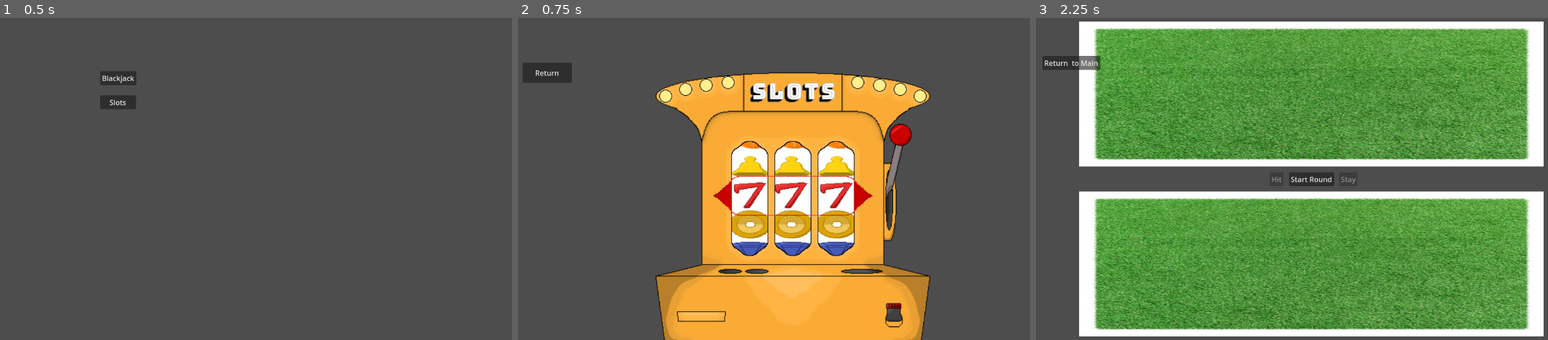
Above: before the commit, frames 1-3 (left to right).
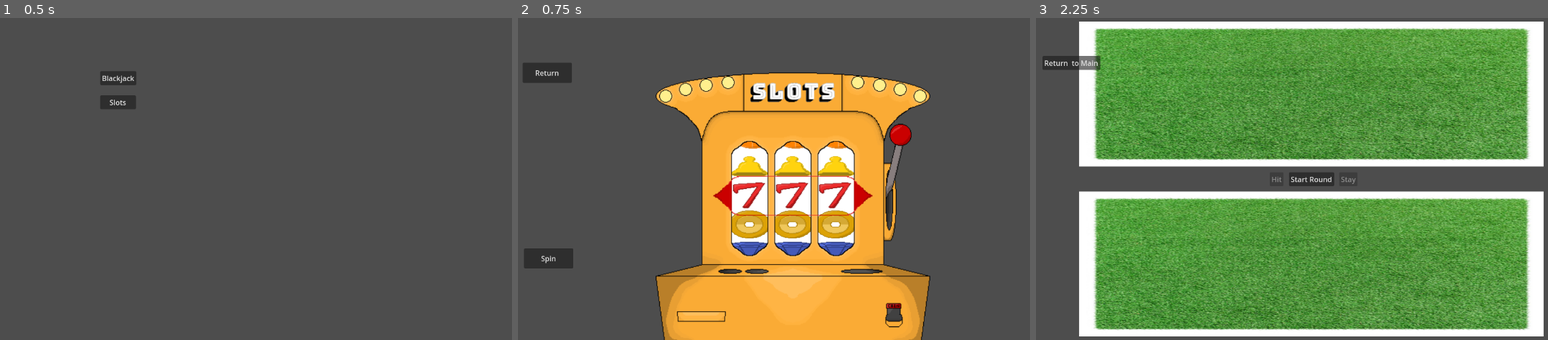
Above: after the commit, the same moments.

Repository: OwenFrakes/congressAppChallenge
Game: Godot game, scene res://Scenes/playerMovement.tscn
Same seed, same stepped clock (60 frames per second), same inputs: the game is played once before the commit and once after it.
Inputs:
- Up to frame 1 (0.5 s): no input
- Up to frame 2 (0.75 s): click "Slots" at 0.5 s
- Up to frame 3 (2.25 s): click "Return" at 1.25 s; click "Blackjack" at 2 s

Frame 1 is identical in both runs. In frame 2, 1.6% of the frame differs, in the area x 1-66%, y 38-78%; in frame 3, nothing differs.

Commit message:
Spin Button (Node Not Found Error)
Working on fixing the error, Something to do with the node pathing.

Diff:
--- a/Scenes/slots.tscn
+++ b/Scenes/slots.tscn
@@ -3,10 +3,17 @@
 [ext_resource type="Texture2D" uid="uid://cywlyamdicsed" path="res://Resources/SlotMachine.png" id="1_0ends"]
 [ext_resource type="Script" path="res://Scripts/player_mover.gd" id="1_3r35x"]
 [ext_resource type="Texture2D" uid="uid://diku4gi3yok6b" path="res://Resources/Spinny Part.png" id="1_lb5vh"]
-
-[sub_resource type="CanvasItemMaterial" id="CanvasItemMaterial_5ndvy"]
+[ext_resource type="Script" path="res://Scripts/slots.gd" id="4_87nd7"]
 
 [node name="Slots" type="Node2D"]
+
+[node name="SpinButton" type="Button" parent="."]
+offset_left = 39.0
+offset_top = 515.0
+offset_right = 149.0
+offset_bottom = 560.0
+text = "Spin"
+script = ExtResource("4_87nd7")
 
 [node name="ReturnButton" type="Button" parent="."]
 offset_left = 36.0
@@ -16,31 +23,45 @@
 text = "Return"
 script = ExtResource("1_3r35x")
 
-[node name="SpinnyPartLeft" type="Sprite2D" parent="."]
-position = Vector2(636, 429)
-scale = Vector2(1.94, 1.3025)
+[node name="SpinnyPartL" type="Sprite2D" parent="."]
+position = Vector2(542, 429)
+scale = Vector2(1.92, 1.3025)
+texture = ExtResource("1_lb5vh")
+script = ExtResource("4_87nd7")
+
+[node name="SpinnyPartTL" type="Sprite2D" parent="."]
+visible = false
+position = Vector2(542, -92)
+scale = Vector2(1.92, 1.303)
 texture = ExtResource("1_lb5vh")
 
-[node name="SpinnyPartMiddle" type="Sprite2D" parent="."]
-position = Vector2(544, 429)
-scale = Vector2(1.92, 1.3025)
+[node name="SpinnyPartTM" type="Sprite2D" parent="."]
+visible = false
+position = Vector2(638, -92)
+scale = Vector2(1.92, 1.303)
 texture = ExtResource("1_lb5vh")
 
-[node name="SpinnyPartRight" type="Sprite2D" parent="."]
-position = Vector2(737, 429)
-scale = Vector2(1.94, 1.3025)
+[node name="SpinnyPartM" type="Sprite2D" parent="."]
+position = Vector2(638, 429)
+scale = Vector2(1.92, 1.303)
 texture = ExtResource("1_lb5vh")
 
-[node name="PointLight2D" type="PointLight2D" parent="."]
-light_mask = 512
-material = SubResource("CanvasItemMaterial_5ndvy")
-position = Vector2(-6.10352e-05, -3.05176e-05)
-rotation = 3.14159
-scale = Vector2(561.769, 2262.62)
+[node name="SpinnyPartTR" type="Sprite2D" parent="."]
+visible = false
+position = Vector2(734, -92)
+scale = Vector2(1.92, 1.303)
+texture = ExtResource("1_lb5vh")
+
+[node name="SpinnyPartR" type="Sprite2D" parent="."]
+position = Vector2(734, 429)
+scale = Vector2(1.92, 1.303)
+texture = ExtResource("1_lb5vh")
 
 [node name="SlotMachine" type="Sprite2D" parent="."]
 position = Vector2(639, 425)
 scale = Vector2(1.53, 1.53)
 texture = ExtResource("1_0ends")
 
+[connection signal="pressed" from="SpinButton" to="ReturnButton" method="_on_spin_button_pressed"]
+[connection signal="pressed" from="SpinButton" to="SpinnyPartL" method="_on_spin_button_pressed"]
 [connection signal="pressed" from="ReturnButton" to="ReturnButton" method="_on_pressed"]
--- a/Scripts/slots.gd
+++ b/Scripts/slots.gd
@@ -3,4 +3,7 @@
 
 # Called when the node enters the scene tree for the first time.
 func _ready() -> void:
-	pass # Replace with function body.
+	print_tree_pretty()
+
+func _on_spin_button_pressed() -> void:
+	$SpinnyPartL.position.y = 0
